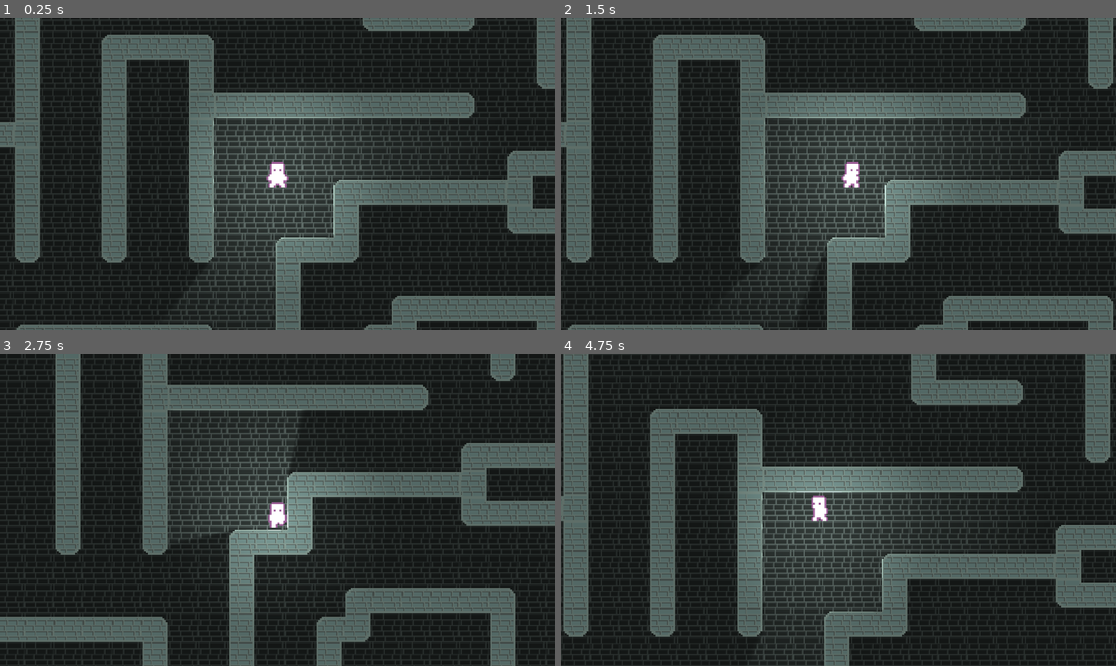
Above: before the commit, frames 1-4 (two rows, left to right).
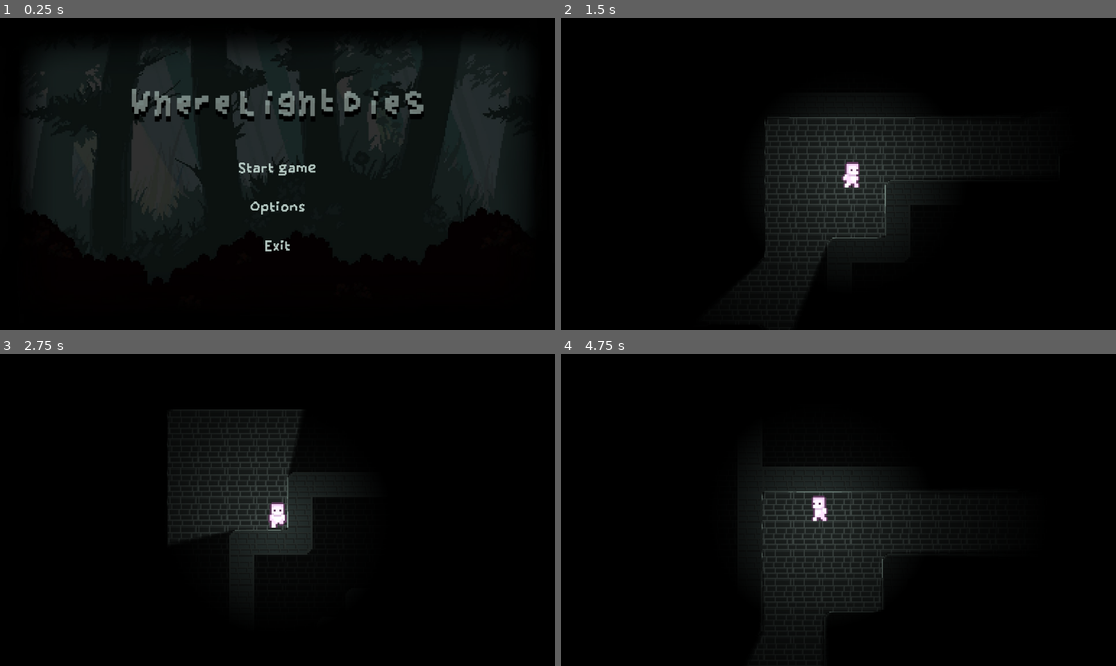
Above: after the commit, the same moments.

Repository: katie-allen2004/Collaborative-Maze-Explorer
Game: Godot game, scene res://start_menu.tscn
The game is run twice, just before and just after one commit, with the same random seed, the same clock (stepped at 60 frames per second) and the same inputs. Before the commit the project starts from res://EndlessFog.tscn.
Inputs (mouse positions are in pixels of both pictures, inside the frame that each line leads up to):
- Up to frame 1 (0.25 s): no input
- Up to frame 2 (1.5 s): click (838, 167) at 0.5 s, where only the run after the commit has a clickable "Start game"; tap Enter at 1.25 s; hold D (move_right) from 1.28 s (still down)
- Up to frame 3 (2.75 s): release D (move_right) at 2.03 s; hold S (move_down) from 2.03 s (still down)
- Up to frame 4 (4.75 s): release S (move_down) at 2.78 s; hold D (move_right) 2.78-3.53 s; hold W (move_up) 3.53-4.28 s; hold A (move_left) from 4.28 s (still down)

The runs differ from the first frame. In frame 1, 58% of the frame differs, in the area x 0-100%, y 0-100%; in frame 2, 68%; in frame 3, 67%; in frame 4, 66%.

Commit message:
change project name and install export presets

Diff:
--- a/EndlessFog.tscn
+++ b/WhereLightDies.tscn
@@ -1,15 +1,15 @@
-[gd_scene load_steps=28 format=3 uid="uid://cw1wcbrn424rq"]
-
-[ext_resource type="PackedScene" uid="uid://b7gfbr10pgii7" path="res://player.tscn" id="1_xlcu7"]
-[ext_resource type="Texture2D" uid="uid://bw4okf1b2vdb3" path="res://assets/pointlight_radial_texture.png" id="2_4uon0"]
-[ext_resource type="Texture2D" uid="uid://dpqy0webeslba" path="res://assets/Maps/15_by_15_orthogonal_maze.png" id="2_mjvhs"]
-[ext_resource type="Texture2D" uid="uid://jl4t85ivmwvk" path="res://assets/black_with_smaller_feathered_circle.png" id="2_ttipr"]
-[ext_resource type="Texture2D" uid="uid://tgll8krcv181" path="res://assets/Dungeon_Tileset.png" id="3_0wlg2"]
-[ext_resource type="Texture2D" uid="uid://bpgfbr2dy8oil" path="res://assets/Maps/Floor.png" id="4_7hwah"]
-[ext_resource type="Texture2D" uid="uid://d2c6m3uwg4an0" path="res://assets/Maps/Walls.png" id="5_bnrmh"]
+[gd_scene format=3 uid="uid://cw1wcbrn424rq"]
+
+[ext_resource type="PackedScene" uid="uid://b7gfbr10pgii7" path="res://player.tscn" id="1_7yaf7"]
+[ext_resource type="Texture2D" uid="uid://bw4okf1b2vdb3" path="res://assets/pointlight_radial_texture.png" id="2_16ofn"]
+[ext_resource type="Texture2D" uid="uid://jl4t85ivmwvk" path="res://assets/black_with_smaller_feathered_circle.png" id="3_1mcjh"]
+[ext_resource type="Texture2D" uid="uid://dpqy0webeslba" path="res://assets/Maps/15_by_15_orthogonal_maze.png" id="4_cyd16"]
+[ext_resource type="Texture2D" uid="uid://tgll8krcv181" path="res://assets/Dungeon_Tileset.png" id="5_84ifb"]
+[ext_resource type="Texture2D" uid="uid://bpgfbr2dy8oil" path="res://assets/Maps/Floor.png" id="6_2gyus"]
+[ext_resource type="Texture2D" uid="uid://d2c6m3uwg4an0" path="res://assets/Maps/Walls.png" id="7_q5rox"]
 
 [sub_resource type="TileSetAtlasSource" id="TileSetAtlasSource_7hwah"]
-texture = ExtResource("3_0wlg2")
+texture = ExtResource("5_84ifb")
 0:0/size_in_atlas = Vector2i(3, 3)
 0:0/0 = 0
 3:0/size_in_atlas = Vector2i(3, 3)
@@ -192,27 +192,26 @@
 sources/1 = SubResource("TileSetAtlasSource_bnrmh")
 sources/2 = SubResource("TileSetAtlasSource_ttipr")
 
-[node name="Game" type="Node2D"]
-
-[node name="CanvasModulate" type="CanvasModulate" parent="."]
-visible = false
+[node name="Game" type="Node2D" unique_id=741124848]
+
+[node name="CanvasModulate" type="CanvasModulate" parent="." unique_id=1015747894]
 position = Vector2(-12, 126)
 color = Color(0, 0, 0, 1)
 
-[node name="Player" parent="." instance=ExtResource("1_xlcu7")]
+[node name="Player" parent="." unique_id=422635099 instance=ExtResource("1_7yaf7")]
 z_index = 1
 position = Vector2(24, -87)
 
-[node name="WallLight" type="PointLight2D" parent="Player"]
+[node name="WallLight" type="PointLight2D" parent="Player" unique_id=1051566544]
 position = Vector2(0, -8)
 energy = 0.53
 shadow_enabled = true
 shadow_filter = 1
 shadow_item_cull_mask = 2
-texture = ExtResource("2_4uon0")
+texture = ExtResource("2_16ofn")
 texture_scale = 0.5
 
-[node name="PlayerLight" type="PointLight2D" parent="Player"]
+[node name="PlayerLight" type="PointLight2D" parent="Player" unique_id=1722268752]
 position = Vector2(0, -8)
 color = Color(0.5689727, 0.56897277, 0.5689727, 1)
 energy = 2.1
@@ -220,27 +219,27 @@
 shadow_enabled = true
 shadow_filter = 1
 shadow_filter_smooth = 2.5
-texture = ExtResource("2_4uon0")
-
-[node name="Camera2D" type="Camera2D" parent="Player"]
+texture = ExtResource("2_16ofn")
+
+[node name="Camera2D" type="Camera2D" parent="Player" unique_id=982321757]
 position = Vector2(0, -15)
 zoom = Vector2(1.88, 1.88)
 position_smoothing_enabled = true
 
-[node name="BlackWithSmallerFeatheredCircle" type="Sprite2D" parent="Player/Camera2D"]
+[node name="BlackWithSmallerFeatheredCircle" type="Sprite2D" parent="Player/Camera2D" unique_id=1797617462]
 visible = false
 position = Vector2(8.812515, -2.7812424)
 scale = Vector2(1.4108887, 0.7977295)
-texture = ExtResource("2_ttipr")
-
-[node name="15By15OrthogonalMaze" type="Sprite2D" parent="."]
+texture = ExtResource("3_1mcjh")
+
+[node name="15By15OrthogonalMaze" type="Sprite2D" parent="." unique_id=1978444735]
 visible = false
 z_index = 2
 position = Vector2(-1323, -38)
 scale = Vector2(2, 2)
-texture = ExtResource("2_mjvhs")
-
-[node name="TileMap" type="TileMap" parent="."]
+texture = ExtResource("4_cyd16")
+
+[node name="TileMap" type="TileMap" parent="." unique_id=1192887297]
 light_mask = 3
 visibility_layer = 3
 position = Vector2(-12, 126)
@@ -253,6 +252,6 @@
 layer_1/z_index = -1
 layer_1/tile_data = PackedInt32Array(65528, 1, 0, -1179680, 1, 0, -1114144, 1, 0, -1048608, 1, 0, -983072, 1, 0, -91753 …(43078 unchanged characters)…
 
-[node name="Layer1" type="TileMapLayer" parent="TileMap"]
+[node name="Layer1" type="TileMapLayer" parent="TileMap" unique_id=1523783227]
 use_parent_material = true
 tile_set = SubResource("TileSet_bnrmh")
--- a/project.godot
+++ b/project.godot
@@ -8,11 +8,15 @@
 
 config_version=5
 
+[animation]
+
+compatibility/default_parent_skeleton_in_mesh_instance_3d=true
+
 [application]
 
-config/name="EndlessFog"
-run/main_scene="uid://cw1wcbrn424rq"
-config/features=PackedStringArray("4.5", "Forward Plus")
+config/name="WhereLightDies"
+run/main_scene="uid://sphablitp0f"
+config/features=PackedStringArray("4.6", "Forward Plus")
 config/icon="res://icon.svg"
 
 [dotnet]
--- a/start_menu.gd
+++ b/start_menu.gd
@@ -11,7 +11,7 @@
 	pass
 
 func _on_start_game_pressed() -> void:
-	get_tree().change_scene_to_file("res://EndlessFog.tscn")
+	get_tree().change_scene_to_file("res://WhereLightDies.tscn")
 
 func _on_options_pressed() -> void:
 	print("Options pressed")
Not shown: 2 places in WhereLightDies.tscn that only renumber resources
Not shown, added: export_presets.cfg
